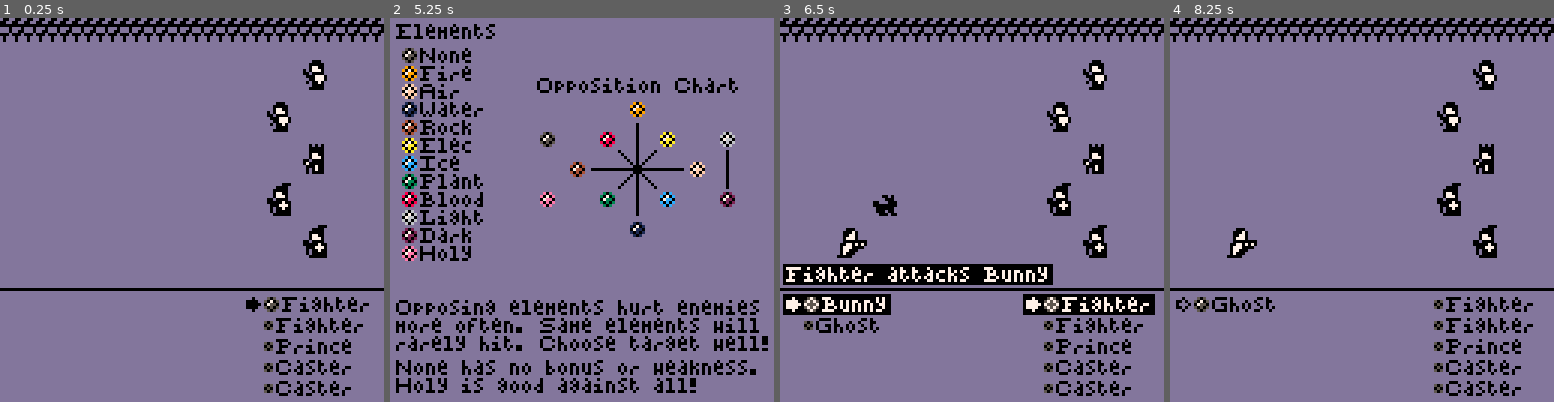
Above: before the commit, frames 1-4 (left to right).
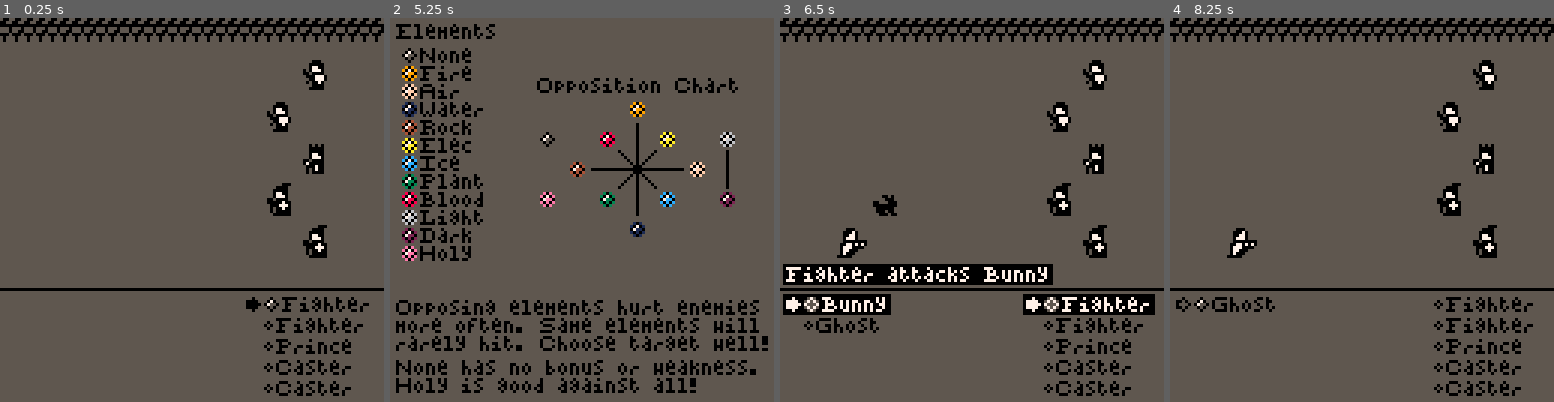
Above: after the commit, the same moments.

Repository: JohnAdamZiolkowski/Pico8-Hive
Game: PICO-8 cartridge prince/prince.p8
Same seed, same stepped clock (60 frames per second), same inputs: the game is played once before the commit and once after it.
Inputs:
- Up to frame 1 (0.25 s): no input
- Up to frame 2 (5.25 s): tap O (Z key) at 0.33, 0.7, 1.43, 2.22, 3.1, 3.98, 4.87 s; tap X (X key) at 1.07, 2.07, 2.4, 2.73, 3.07, 3.4, 3.73, 4.07, 4.4, 4.73, 5.07 s; hold Left 1.97-2.37 s; hold Down 2.42-2.82 s; hold Right 2.87-3.53 s; hold Up 3.58-4.08 s; hold Right 4.13-4.53 s; hold Down 4.58-5.08 s; hold Left from 5.13 s (still down)
- Up to frame 3 (6.5 s): tap X (X key) every 0.33 s from 5.4 to 6.4 s; tap O (Z key) at 5.75 s; release Left at 5.8 s; hold Up 5.85-6.18 s; hold Left from 6.23 s (still down)
- Up to frame 4 (8.25 s): release Left at 6.63 s; tap O (Z key) at 6.63, 7.52 s; hold Down 6.68-7.08 s; tap X (X key) every 0.33 s from 6.73 to 8.07 s; hold Right 7.13-7.8 s; hold Up from 7.85 s (still down)

The runs differ from the first frame. In frame 1, 93% of the frame differs, in the area x 0-100%, y 0-100%; in frame 2, 87%; in frame 3, 85%; in frame 4, 92%.

Commit message:
clear screen on stale draw only

Diff:
--- a/prince/prince.p8
+++ b/prince/prince.p8
@@ -198,9 +198,10 @@
 -- init
 
 function _init()
- clear = 13
+ clear = dark
  cls(clear)
  palt(black, false)
+ palt(pale, true)
 
  set_up_settings()
  set_up_elements()
@@ -290,7 +291,7 @@
 	 o={"^off", "^on"},
  	v={false, true},
 	 s=1},
-	{i=7, n="^rand ^elem",
+	{i=7, n="^have ^elem",
 	 o={"^0", "^4", "^8", "^1^0"},
  	v={1, 5, 9, 11, 12},
 	 s=1},
@@ -340,7 +341,7 @@
  end
 
  unlocked_elements = {}
- for i=1,12 do//random_elem do
+ for i=1,random_elem do
   local element = lget(elements,i)
   add(unlocked_elements,element)
   if element.i != 1 then
@@ -1048,6 +1049,7 @@
 
 function _draw()
  if stale then
+  cls(clear)
   local state = get_state()
   if state.draw then
    state.draw()
@@ -1060,7 +1062,6 @@
 end
 
 function draw_arena()
- cls(clear)
 
  if message then
   note(message)
@@ -1077,7 +1078,6 @@
 end
 
 function draw_element_chart()
- cls(clear)
 
  local chart =
  {{x=-3, y=-1},//none
@@ -1127,7 +1127,6 @@
 end
 
 function draw_settings()
- cls(clear)
 
  print("^settings",2,2,black)
  local bc=nil
@@ -1172,7 +1171,6 @@
 end
 
 function draw_team_building()
- cls(clear)
  draw_party()
  draw_options()
  print("^learned ^elements",2,2,black)
@@ -1192,7 +1190,7 @@
  if #unlocked_elements > 1 then
   print("^l:^change element",2,95,black)
  end
- if not is_prince(lget(cur.l, cur.i).i) then
+ if not is_prince(lget(arena.party, cur.i).i) then
   print("^r:^change class",2,103,black)
  end
  print("^b:^element chart",2,111,black)
@@ -1200,7 +1198,6 @@
 end
 
 function draw_arena_state()
- cls(clear)
  draw_arena()
  draw_options()
  if message then
@@ -1209,7 +1206,6 @@
 end
 
 function draw_game_over()
- cls(clear)
  draw_arena()
  draw_options()
  if message then
@@ -1456,7 +1452,7 @@
  else
   s_cur.o = lget(settings,s_cur.s).s
  end
-	draw_settings()
+	set_stale()
 end
 
 function change_options(d)
@@ -1469,7 +1465,7 @@
   s_cur.o = cap_int(s_cur.o, 1, #options)
 		setting.c = s_cur.o
 	end
-	draw_settings()
+	set_stale()
 end
 
 -->8
